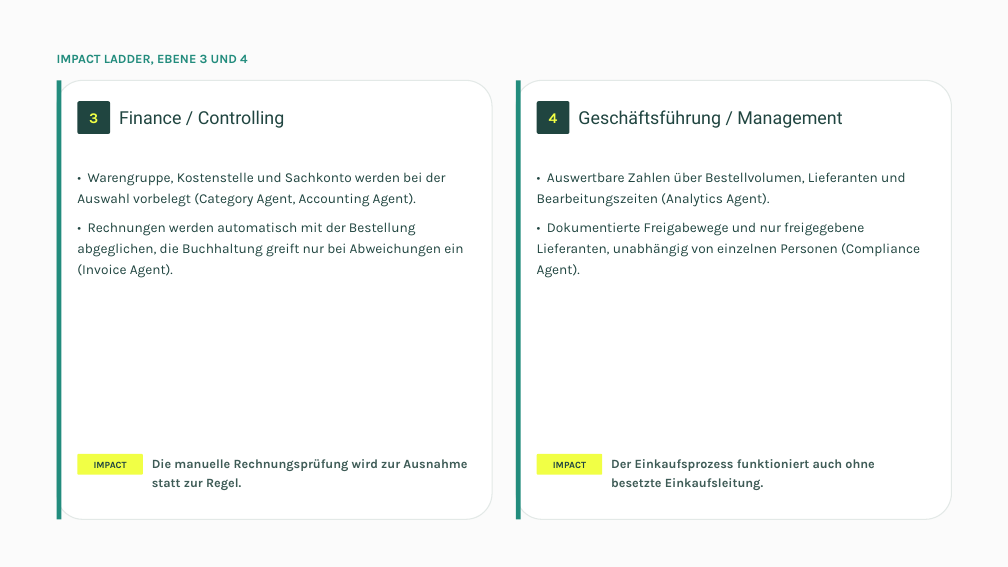
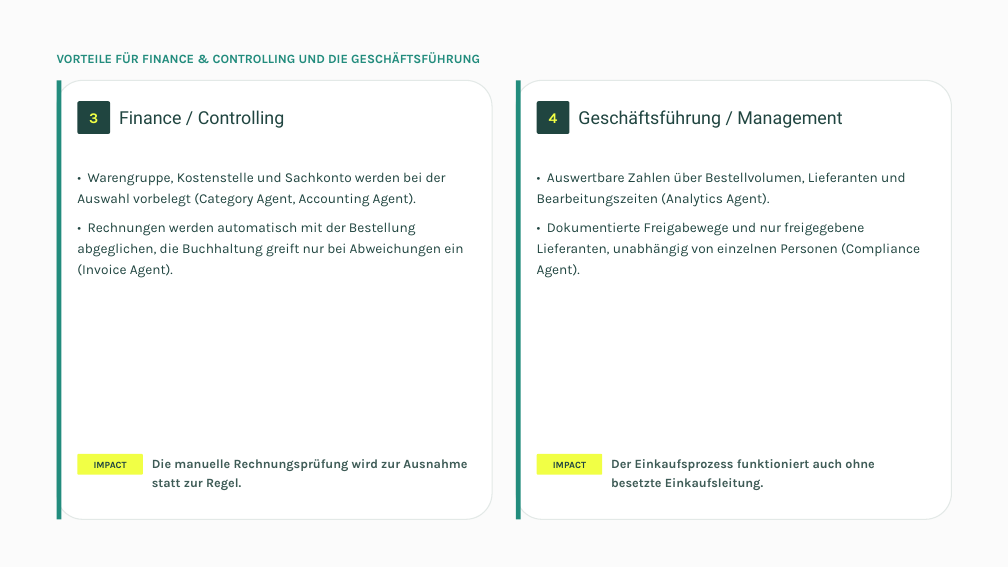
Before and after one commit to moritzhivebuy/new, a slide deck: slide 5 of .claude/skills/impact-ladder-pdf/output/2026-08-21-impact-ladder-wesemann.pptx (slide 4 before the commit). Drawn at 1008x567 pixels with LibreOffice and Linux fonts; fonts in the diff are those of the drawing. Boxes give left, top, right and bottom in pixels: in the first picture for what was removed or moved away, otherwise in the second. Text is boxed around its words. In the diff, an @@ line names an element or a change of style, - is before the commit and + after.

```diff
--- a/.claude/skills/impact-ladder-pdf/output/2026-08-21-impact-ladder-wesemann.pptx
+++ b/.claude/skills/impact-ladder-pdf/output/2026-08-21-impact-ladder-wesemann.pptx
@@ text at [57,52,480,63]: text changed @@
-IMPACT LADDER, EBENE 3 UND 4
+VORTEILE FÜR FINANCE & CONTROLLING UND DIE GESCHÄFTSFÜHRUNG
```
Also in this commit, not shown: 2 other slides changed, 1 slide added, 1 other file.
